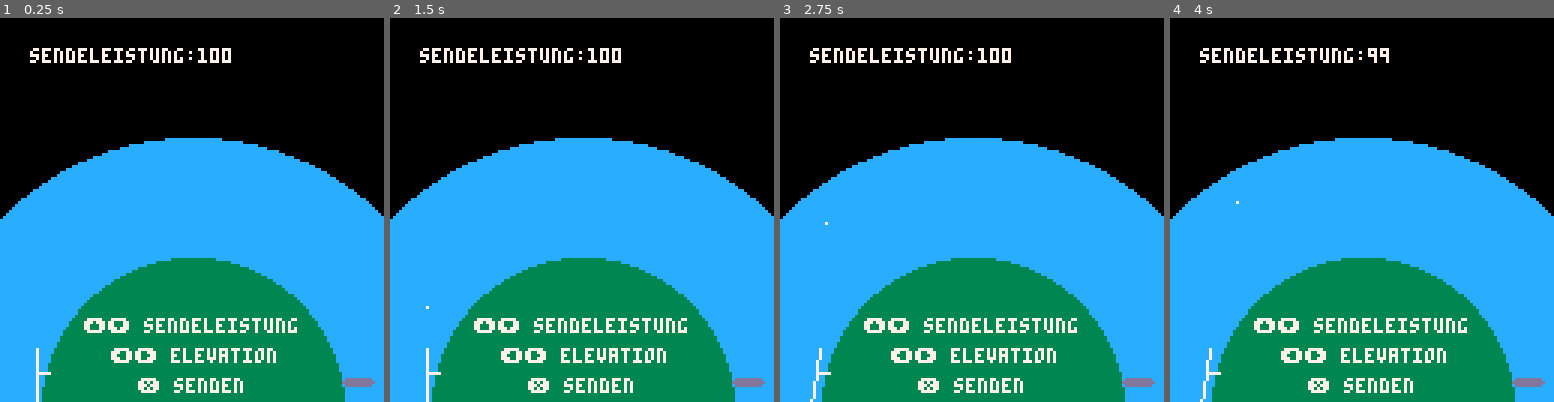
Above: before the commit, frames 1-4 (left to right).
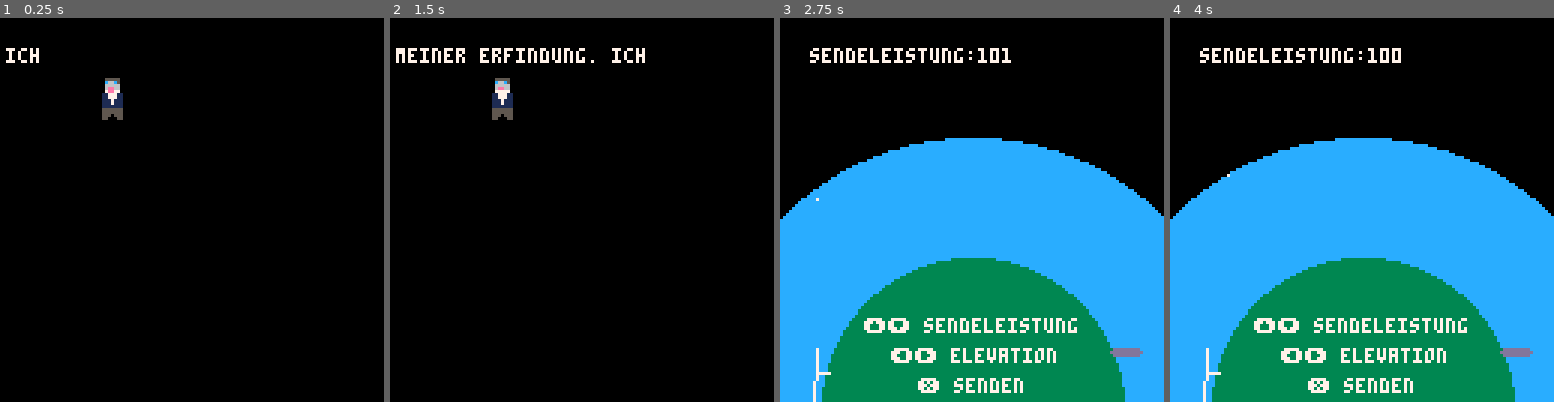
Above: after the commit, the same moments.

Repository: do1eh/PICO-8
Game: PICO-8 cartridge marconiusa.p8
Same seed, same stepped clock (60 frames per second), same inputs: the game is played once before the commit and once after it.
Inputs:
- Up to frame 1 (0.25 s): no input
- Up to frame 2 (1.5 s): tap X (X key) at 0.33, 1.07 s; tap O (Z key) at 0.7 s
- Up to frame 3 (2.75 s): hold Right 1.6-2.1 s; tap O (Z key) at 1.7, 2.1, 2.5 s; tap X (X key) at 1.85 s; hold Up 2.15-2.42 s; hold Right from 2.47 s (still down)
- Up to frame 4 (4 s): tap O (Z key) at 2.9, 3.3, 3.7 s; tap X (X key) at 2.97 s; release Right at 3.03 s; hold Left 3.08-3.58 s; hold Down 3.63-3.97 s

The runs differ from the first frame. In frame 1, 64% of the frame differs, in the area x 0-100%, y 7-100%; in frame 2, 64%; in frame 3, 0.5%; in frame 4, 0.6%.

Commit message:
spiel 5 fertig

Diff:
--- a/marconiusa.p8
+++ b/marconiusa.p8
@@ -6,7 +6,7 @@
 text_init()
 write_init()
 game_init()
-intro=false
+intro=true
 end
 
 function _update()
@@ -42,10 +42,10 @@
 
 function text_init()
     texte={"ich habe viel erreicht mit"}
-add(texte,"meiner erfindung. ich bin")
+add(texte,"meiner erfindung. ich")
 add(texte,"konnte ein grosses netz von")
 add(texte,"funkstationen aufbauen und")
-add(texte,"viele sender verkaufen")
+add(texte,"viele sender verkaufen.")
 add(texte,"jeder braucht die drahtlose")
 add(texte,"kommunikation und ein leben")
 add(texte,"ohne ist kaum vorstellbar.")
@@ -62,7 +62,7 @@
 add(texte,"dann selbst nach kanada")
 add(texte,"gereist. alle sagten das")
 add(texte,"eine solche verbindung nie")
-add(texte,"mれへglich sein kann, weil")
+add(texte,"moeglich sein kann, weil")
 add(texte,"funkwellen sich geradlinig")
 add(texte,"ausbreiten, die erde aber")
 add(texte,"gekruemmt ist. ich will")
@@ -128,8 +128,8 @@
 
 function game_init()
 
- sender={x=12,y=118,elevation=0,power=100}
- welle={startx=12,starty=118,x=12,y=118,winkel=0,power=100,start=true}
+ sender={x=12,y=110,elevation=0,power=100}
+ welle={startx=sender.x,starty=sender.y,x=sender.x,y=sender.y,winkel=0,power=sender.power,start=true}
  strecke=1
  win=false
  lose=false
@@ -152,35 +152,27 @@
    sensor={}
    sensor=project_line_polar(welle.startx,welle.starty,welle.winkel,strecke)
 
+   --wenn empfänger getroffen dann gewonnen
+   if pget(sensor.x,sensor.y)==13 then
+    welle.start=true
+    win=true
+   end
+
    --wenn ionosphäre getroffen dann welle resetten und spiegeln
-   --pset(sensor.x,sensor.y,7)
-   printh(pget(sensor.x,sensor.y))
-
-   if pget(sensor.x,sensor.y)==13 then
-      welle.start=true
-      win=true
-   end
-
    if not welle.start and (pget(sensor.x,sensor.y)==0 or pget(sensor.x,sensor.y)==3) then
-      --welle={startx=12,starty=118,x=12,y=118,winkel=0,power=50,start=true}
+
       strecke=0
-      printh('spiegel')
       welle.startx=welle.x
       welle.starty=welle.y
       spiegelwinkel=get_angle(64, 130, welle.x, welle.y)
-      --spiegelwinkel+=0.5
-      --normalisieren
-      --printh('ele'..sender.elevation)
-      printh('sw'..spiegelwinkel)
-      printh ('ww'..welle.winkel)
-      --welle.winkel=(2*spiegelwinkel -welle.winkel+1)%1
       welle.winkel+=0.5
+      if pget(sensor.x,sensor.y)==3 then
+        welle.winkel-=spiegelwinkel
+      else
       welle.winkel+=spiegelwinkel
-      printh ('rw'..welle.winkel)
-      --if (spiegelwinkel>1) spiegelwinkel-=1
-      --winkeldiffenrenz=welle.winkel
-      --welle.winkel=spiegelwinkel
-    end
+      end
+      welle.winkel=welle.winkel%1
+     end
 
 
    welle.x=zielpunkt.x
@@ -193,7 +185,7 @@
 
 function move()
     if btnp(⬆️) then
-        if (sender.power<100) sender.power+=1
+        if (sender.power<200) sender.power+=1
     end
     if btnp(⬇️) then
          if (sender.power>0) sender.power-=1
@@ -230,7 +222,7 @@
 
 
       if btnp(🅾️) then
-       print('hier')
+
       end
      end
 
@@ -248,17 +240,16 @@
 end
 
 function game_draw()
---map()
 print("sendeleistung:"..sender.power,10,10,7)
 --erde
 circfill( 64, 130, 90, 12 )
 circfill( 64, 130, 50, 3 )
 --empfangsantenne
-ovalfill( 114, 120, 124, 122, 13 )
+ovalfill( 110, 110, 120, 112, 13 )
 antenne_draw()
 
 
---gewonnen
+--gewonnen 4ticks recht pwr>122
 if win then
 
     print("ich bin der beste!",5,29,7)
@@ -299,10 +290,8 @@
 function welle_draw(x,y,winkel)
 
 
-    if (welle.power>0 and welle.start==false) then
-    --printh(welle.x)
-    --printh(welle.y)
-    pset(welle.x,welle.y,7)
+    if (welle.power>0 and welle.start==false and welle.x<125) then
+       pset(welle.x,welle.y,7)
      --draw_segment(welle.x, welle.y+10, 10, 0.15+welle.winkel, 0.35+welle.winkel, 4)
     else
       welle.start=true
@@ -311,43 +300,27 @@
 end
 
 function draw_rotated_rect(x, y, x2, y2, drehwinkel, farbe)
-    -- 1. Berechne die Abmessungen und den Mittelpunkt des Rechtecks
     local mitte_x = (x + x2) / 2
     local mitte_y = (y + y2) / 2
     local breite = abs(x2 - x)
     local hoehe = abs(y2 - y)
-
-    -- Halbe Breite und Halbe Höhe
     local halb_breite = breite / 2
     local halb_hoehe = hoehe / 2
-
-    -- 2. Definiere die 4 Eckpunkte relativ zum Mittelpunkt (ungedreht)
-    -- Die Eckpunkte A, B, C, D werden relativ zum Mittelpunkt (0, 0) definiert
     local punkte = {
         {-halb_breite, -halb_hoehe}, -- A (Oben links)
         {halb_breite, -halb_hoehe}, -- B (Oben rechts)
         {halb_breite, halb_hoehe}, -- C (Unten rechts)
         {-halb_breite, halb_hoehe}  -- D (Unten links)
     }
-
-    -- 3. Drehe und verschiebe jeden Eckpunkt
     local gedrehte_punkte = {}
 
     for i = 1, #punkte do
         local px_rel = punkte[i][1]
         local py_rel = punkte[i][2]
 
-        -- Berechnung der Rotation (Standard-Rotationsformeln)
-        -- cos(Winkel) * x - sin(Winkel) * y
-        -- sin(Winkel) * x + cos(Winkel) * y
-
-        -- Da die Pico-8-Y-Achse gespiegelt ist, verwenden wir die umgekehrte sin-Funktion
-        -- (oder kehren das Y-Delta um), um die korrekte Drehrichtung zu erhalten.
-
         local x_gedreht = cos(drehwinkel) * px_rel - sin(drehwinkel) * py_rel
         local y_gedreht = sin(drehwinkel) * px_rel + cos(drehwinkel) * py_rel
 
-        -- Füge den Mittelpunkt wieder hinzu (Verschiebung)
         add(gedrehte_punkte, {mitte_x + x_gedreht, mitte_y + y_gedreht})
     end
 
@@ -397,11 +370,7 @@
 
 
 function project_line_polar(ursprungx, ursprungy, winkel, laenge)
-    -- Konvertiere den Winkel von Grad in Radiant (Pico-8's sin/cos erwarten Radiant)
-    --local rad = (winkel * 0.0174533) -- 0.0174533 ist Pi / 180
     --pico8 nutzt eine bescheuterte winkeldarstellung ich nenne sie pgrad
-    --winkel=winkel-180
-   -- local pgrad = (winkel/360)
     local pgrad = -winkel+0.5
     local dx = sin(pgrad) * laenge
     local dy = cos(pgrad) * laenge
@@ -424,8 +393,6 @@
     if norm_winkel < 0 then
         norm_winkel += 1
     end
-    --norm_winkel=norm_winkel*360+90
-    --if (norm_winkel>360) norm_winkel=norm_winkel- 360
     return norm_winkel
 
 end
